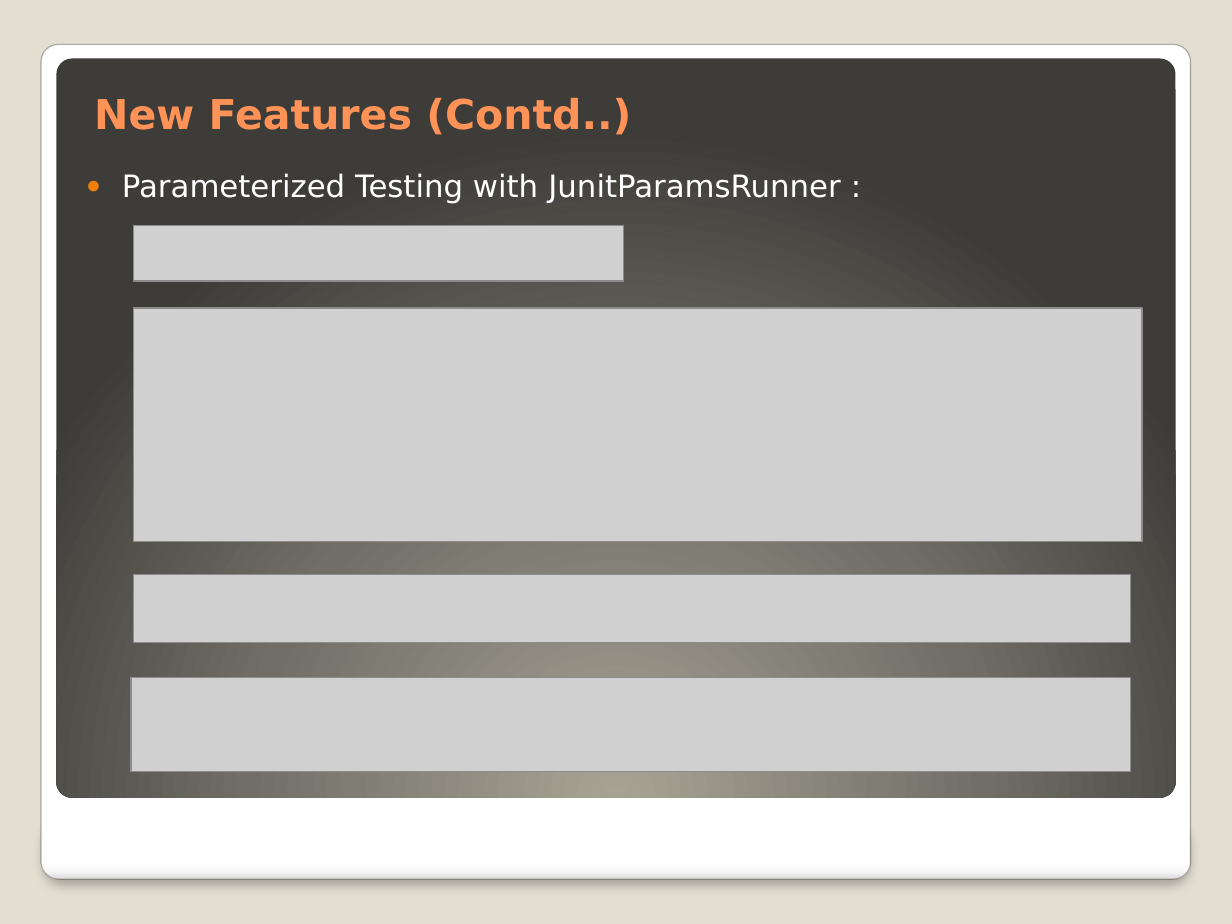
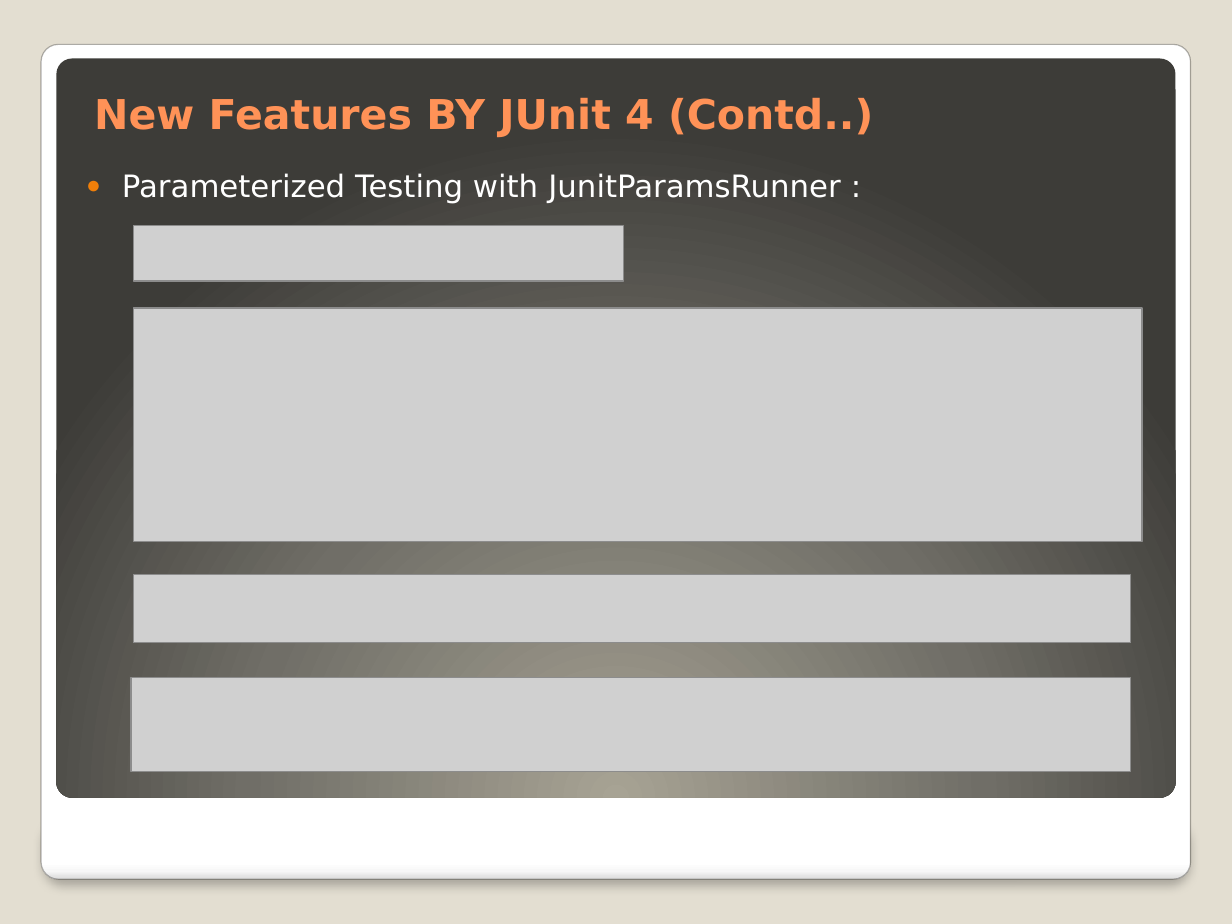
Before and after one commit to ayazlakdawala/JUnitMigration3.x-4.x, a slide deck: slide 20 of TechiNar Series-Unit Testing Frameworks Demo.pptx (slide 14 before the commit). Drawn at 1232x924 pixels with LibreOffice and Linux fonts; fonts in the diff are those of the drawing; grey boxes stand for pictures. Boxes give left, top, right and bottom in pixels: in the first picture for what was removed or moved away, otherwise in the second. Text is boxed around its words. In the diff, an @@ line names an element or a change of style, - is before the commit and + after.

Commit message:
added new spock features to the project

```diff
--- a/TechiNar Series-Unit Testing Frameworks Demo.pptx
+++ b/TechiNar Series-Unit Testing Frameworks Demo.pptx
@@ title at (x1=94, y1=97, x2=873, y2=137): text changed @@
-New Features (Contd..)
+New Features BY JUnit 4 (Contd..)
```
Also in this commit, not shown: 7 other slides changed, 10 slides added, 2 other files.
